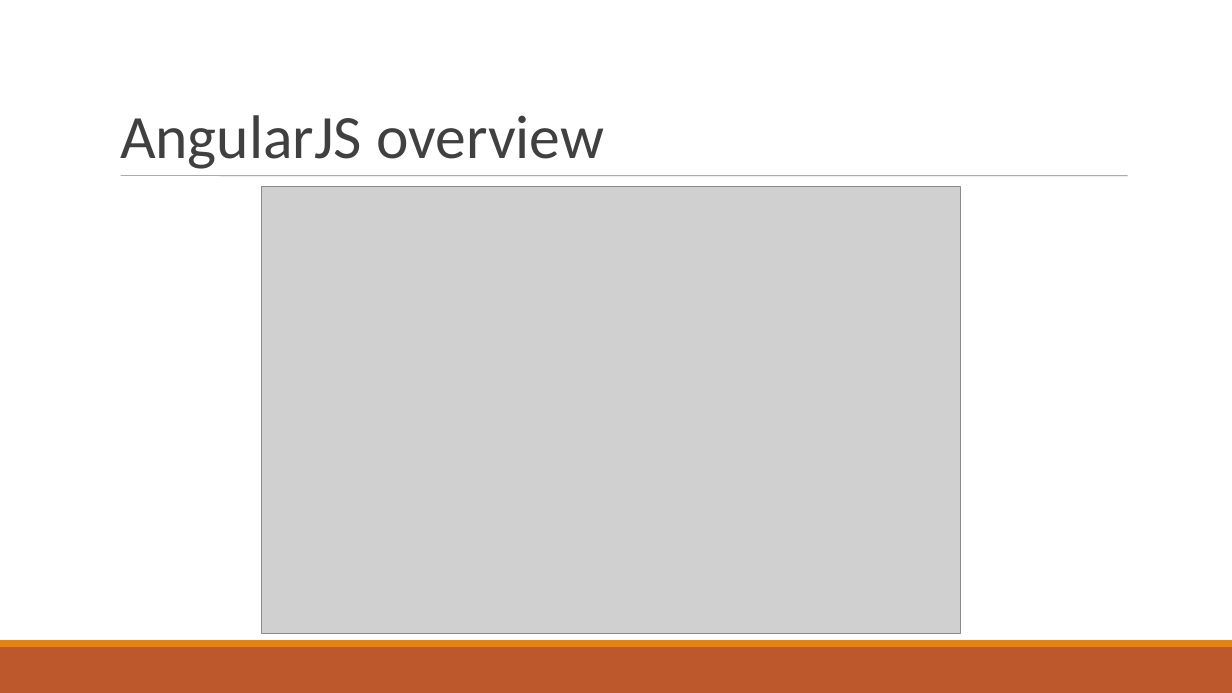
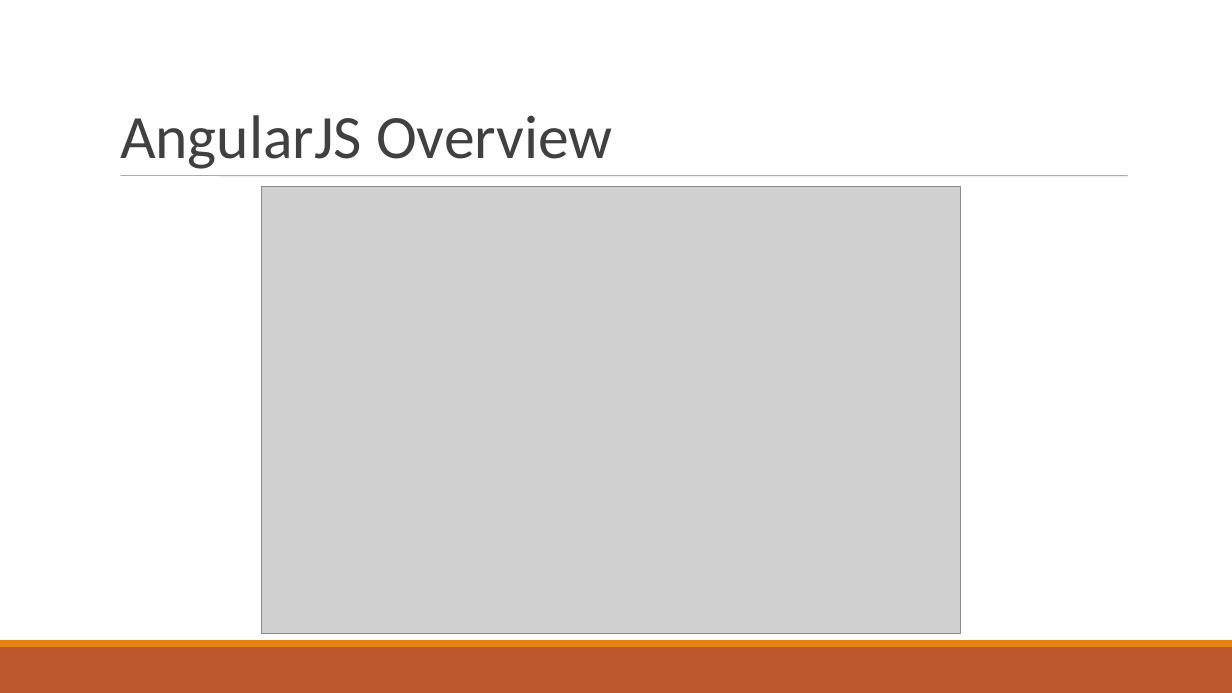
Before and after one commit to AMURTHAInfo/edu, a slide deck: slide 6 of Videos/angular.ppt (slide 4 before the commit). Drawn at 1232x693 pixels with LibreOffice and Linux fonts; fonts in the diff are those of the drawing; grey boxes stand for pictures. Boxes give left, top, right and bottom in pixels: in the first picture for what was removed or moved away, otherwise in the second. Text is boxed around its words. In the diff, an @@ line names an element or a change of style, - is before the commit and + after.

```diff
--- a/Videos/angular.ppt
+++ b/Videos/angular.ppt
@@ title at (x1=120, y1=115, x2=613, y2=169): text changed @@
-AngularJS overview
+AngularJS Overview
```
Also in this commit, not shown: 14 other slides changed, 4 slides added, 3 slides removed, 4 other files.
